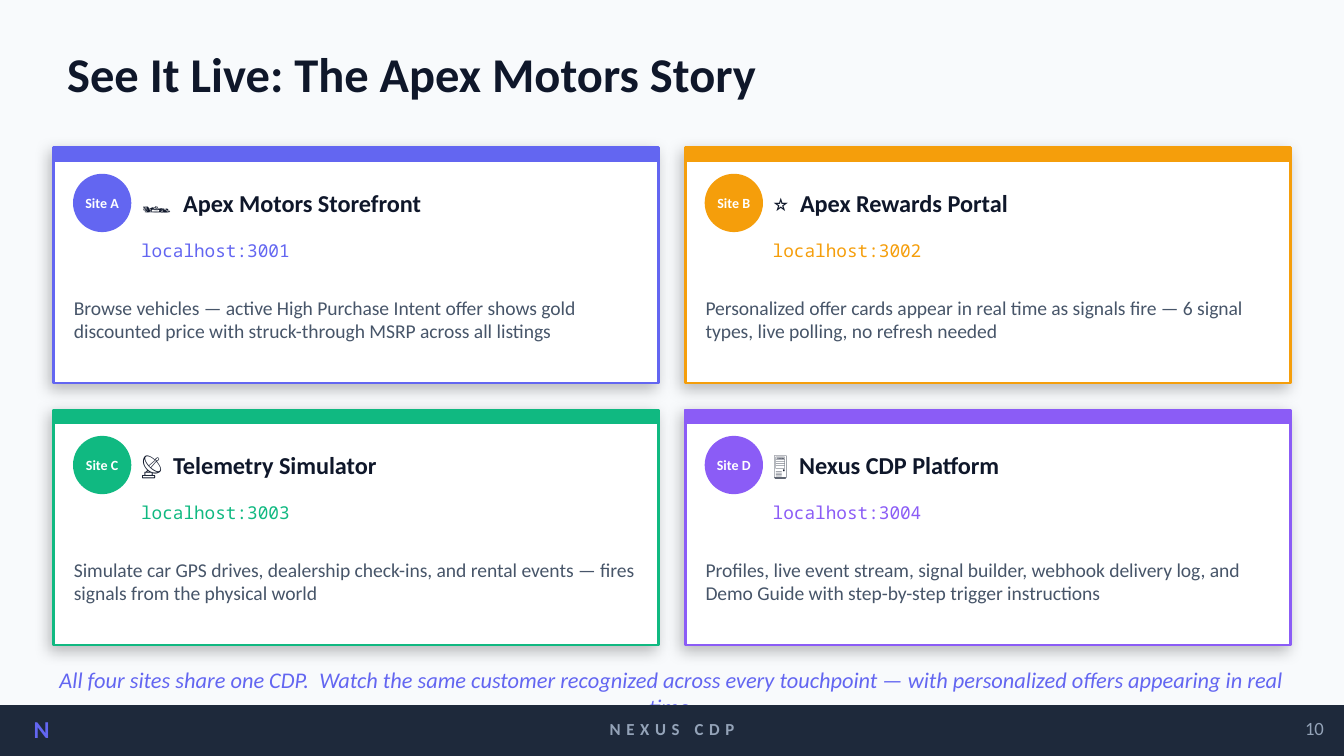
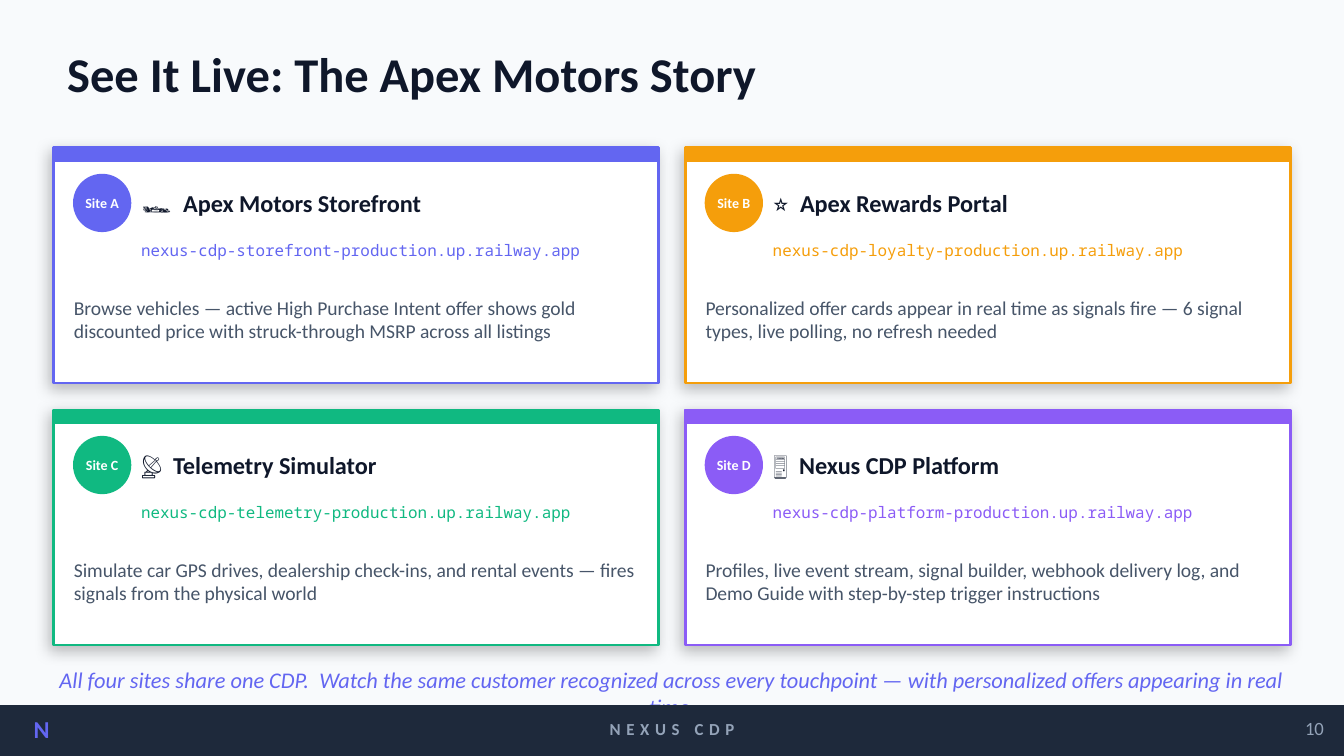
Before and after one commit to kameelyan/nexus-cdp, a slide deck: slide 10 of docs/business-proposal.pptx. Drawn at 1344x756 pixels with LibreOffice and Linux fonts; fonts in the diff are those of the drawing. Boxes give left, top, right and bottom in pixels: in the first picture for what was removed or moved away, otherwise in the second. Text is boxed around its words. In the diff, an @@ line names an element or a change of style, - is before the commit and + after.

```diff
--- a/docs/business-proposal.pptx
+++ b/docs/business-proposal.pptx
@@ text at <box>141,244,580,260</box>: text changed; size 9.5 to 8.5 pt @@
-localhost:3001
+nexus-cdp-storefront-production.up.railway.app
@@ text at <box>773,244,1183,260</box>: text changed; size 9.5 to 8.5 pt @@
-localhost:3002
+nexus-cdp-loyalty-production.up.railway.app
@@ text at <box>141,506,570,522</box>: text changed; size 9.5 to 8.5 pt @@
-localhost:3003
+nexus-cdp-telemetry-production.up.railway.app
@@ text at <box>773,506,1193,522</box>: text changed; size 9.5 to 8.5 pt @@
-localhost:3004
+nexus-cdp-platform-production.up.railway.app
```
Also in this commit, not shown: 2 other files.
